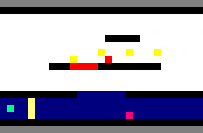
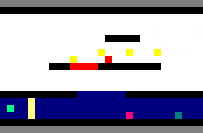
Layer changes from the first (203, 133) image to the second:
painted on "Level1.png" over left=175, top=112, right=182, bottom=119
